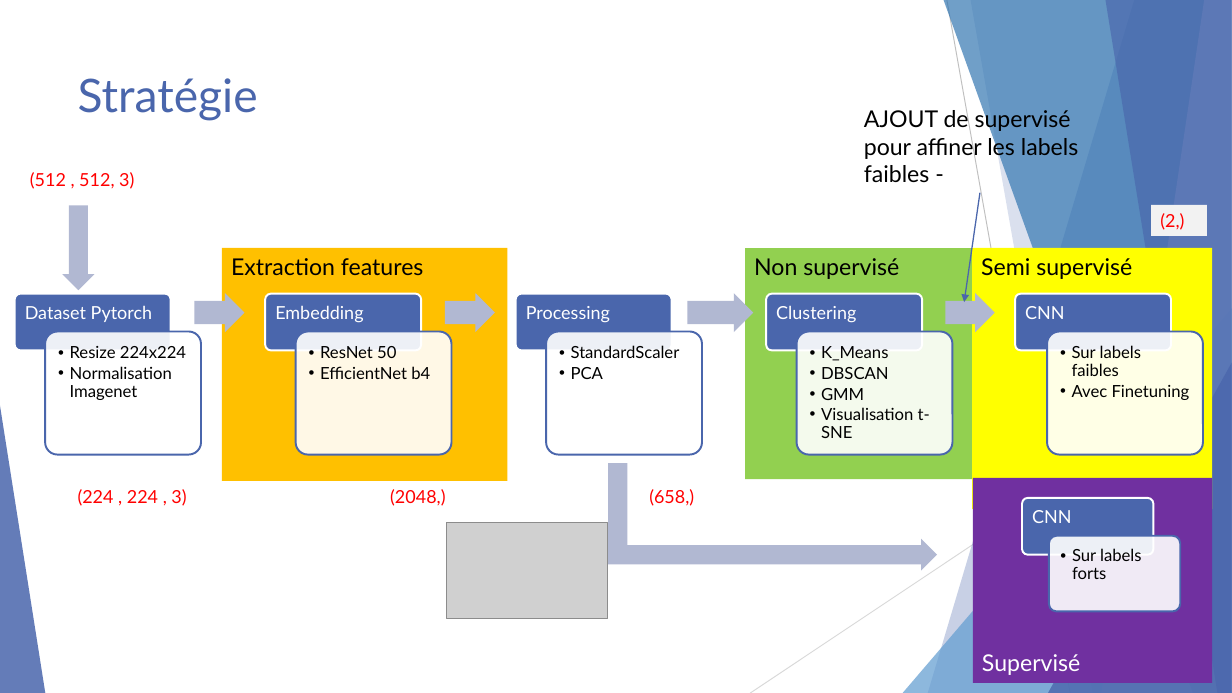
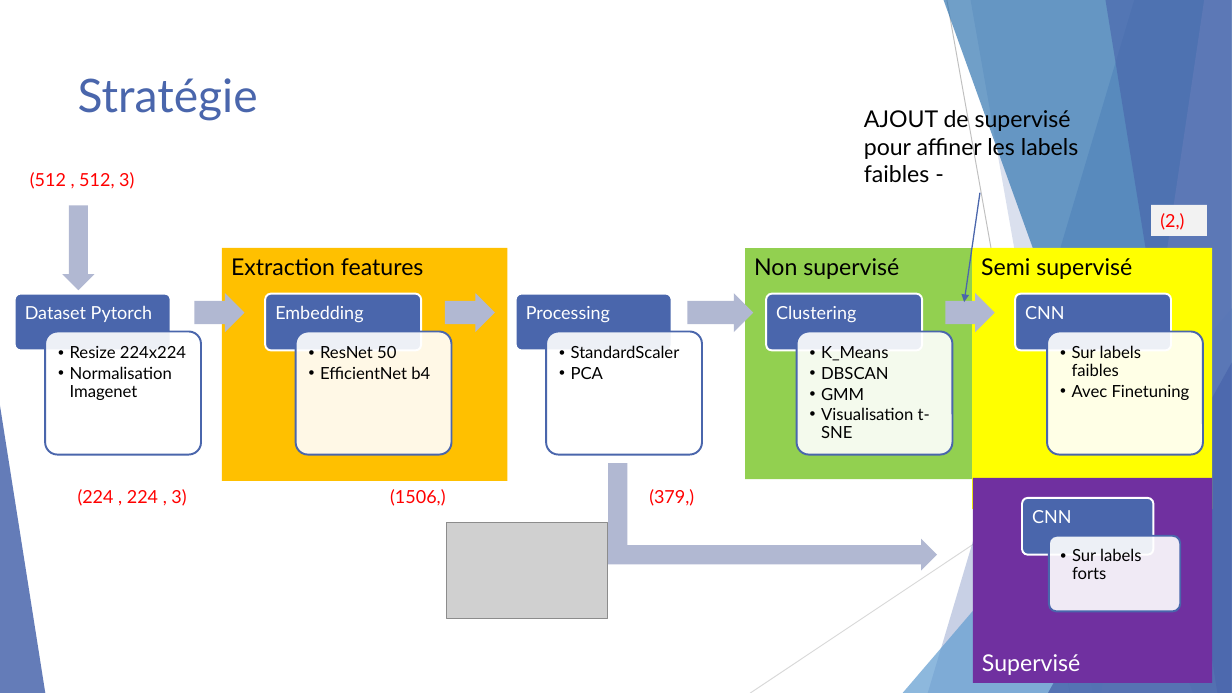
Before and after one commit to KL38/OC_P7_DL_SSL_Brain-Tumor-Detection, a slide deck: slide 3 of livrables/Lebayle_Kevin_7_présentation_13.04.26.v2.pptx. Drawn at 1232x693 pixels with LibreOffice and Linux fonts; fonts in the diff are those of the drawing; grey boxes stand for pictures. Boxes give left, top, right and bottom in pixels: in the first picture for what was removed or moved away, otherwise in the second. Text is boxed around its words. In the diff, an @@ line names an element or a change of style, - is before the commit and + after.

```diff
--- a/livrables/Lebayle_Kevin_7_présentation_13.04.26.v2.pptx
+++ b/livrables/Lebayle_Kevin_7_présentation_13.04.26.v2.pptx
@@ text at (390,489,445,506): text changed @@
-(2048,)
+(1506,)
@@ text at (649,489,694,506): text changed @@
-(658,)
+(379,)
```
Also in this commit, not shown: 5 other slides changed, 3 other files.
